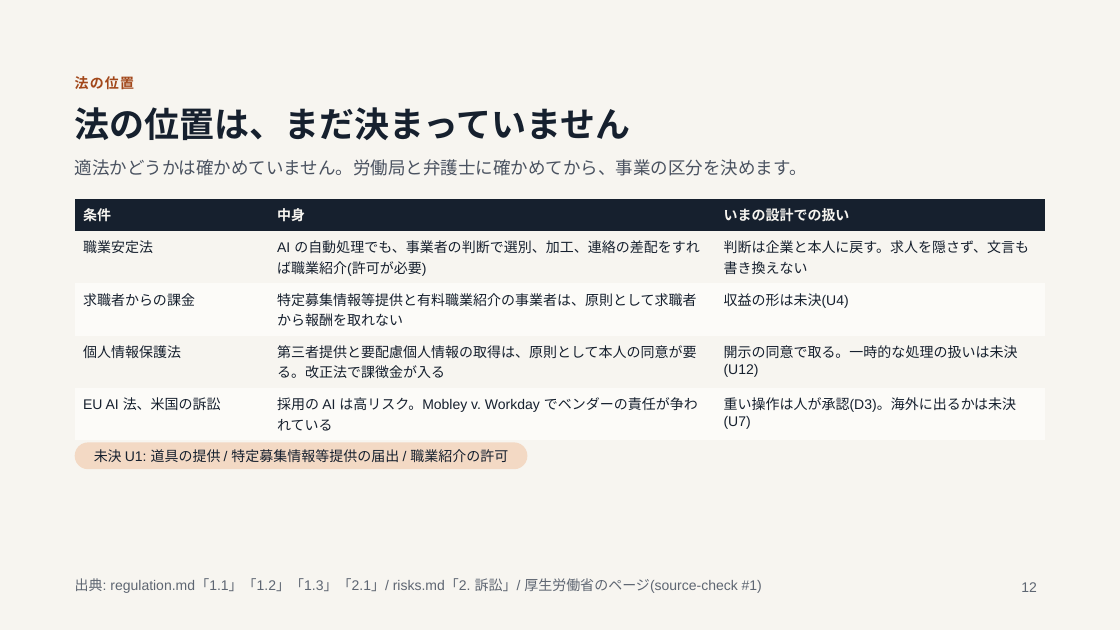
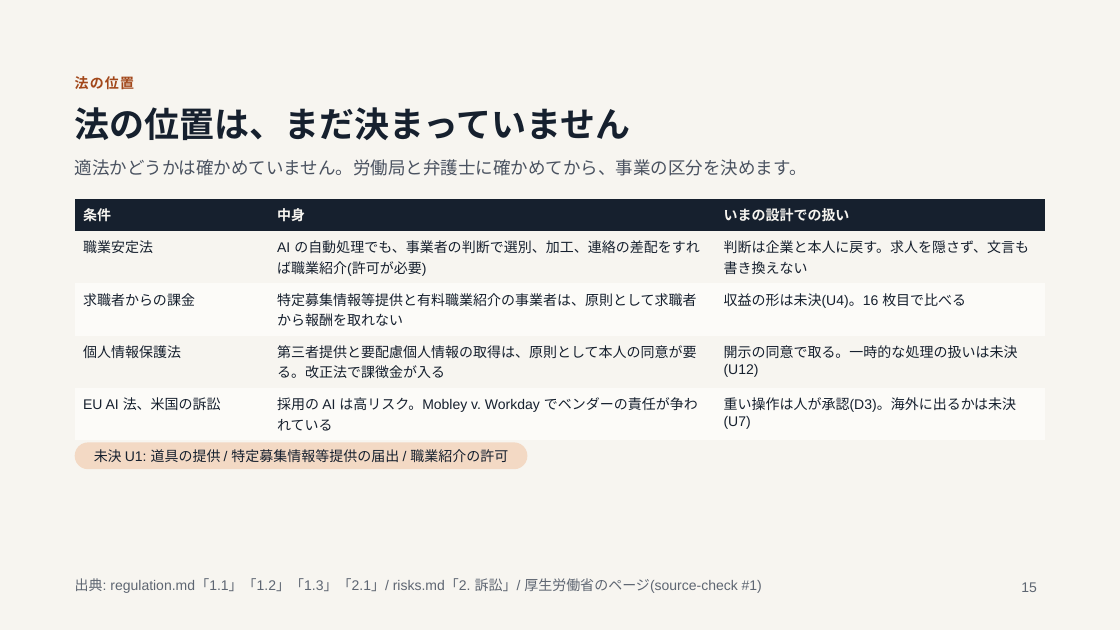
Before and after one commit to jyoka/hiring-os, a slide deck: slide 15 of docs/pitch/pitch.pptx (slide 12 before the commit). Drawn at 1120x630 pixels with LibreOffice and Linux fonts; fonts in the diff are those of the drawing. Boxes give left, top, right and bottom in pixels: in the first picture for what was removed or moved away, otherwise in the second. Text is boxed around its words. In the diff, an @@ line names an element or a change of style, - is before the commit and + after.

Commit message:
task 439: 採用プロダクト: 連携の戦略と収益の形を調べ、PRD とピッチを直す

```diff
--- a/docs/pitch/pitch.pptx
+++ b/docs/pitch/pitch.pptx
@@ table at (x1=75, y1=199, x2=1046, y2=435) @@
-row 3, column 3: 収益の形は未決(U4)
+row 3, column 3: 収益の形は未決(U4)。16 枚目で比べる
@@ page number at (x1=1021, y1=582, x2=1037, y2=592): text changed @@
-12
+15
```
Also in this commit, not shown: 11 other slides changed, 6 slides added, 3 other files.
